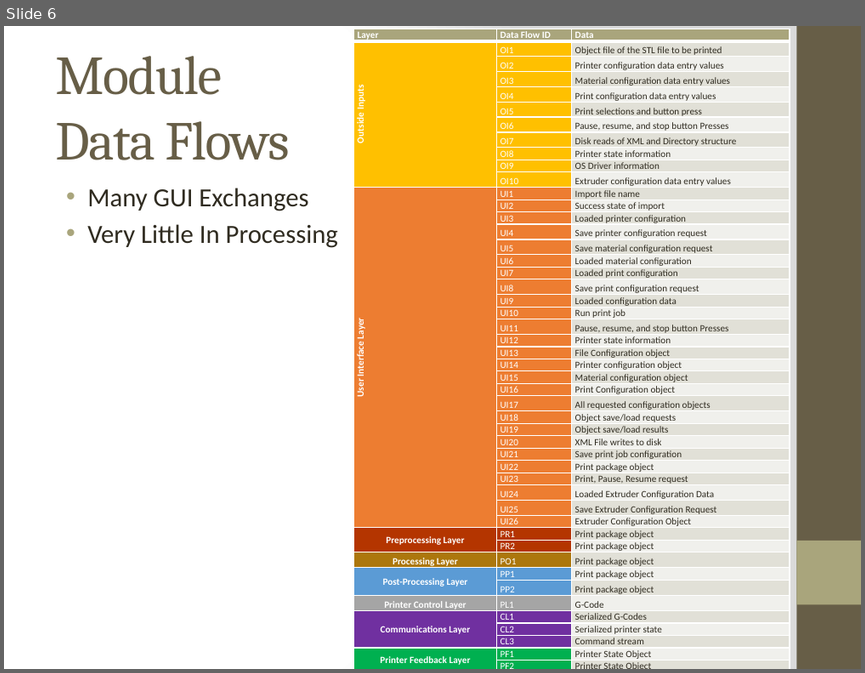
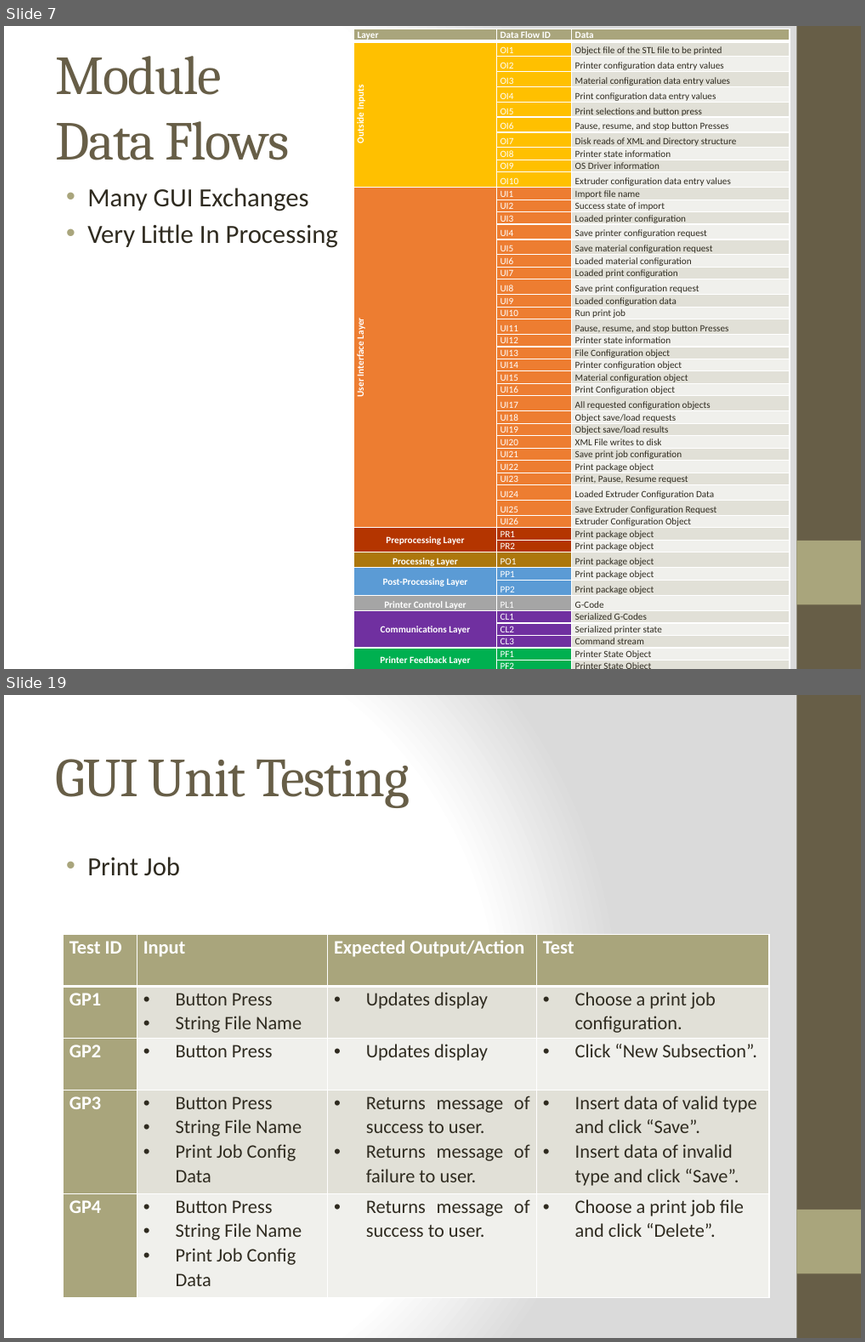
Before and after one commit to qpHalcy0n/SRDesign, a slide deck: Test Plan Presentation/Team Ink3d Test Plan.pptx. Shown one above the other, each under a label of ours: slide 6 before the commit, slides 7 and 19 after it; the slides between them are not shown. The pictures are 865x673 and 865x1342 pixels, drawn with LibreOffice and Linux fonts; fonts in the diff are those of the drawing. Boxes give left, top, right and bottom in pixels: in the first picture for what was removed or moved away, otherwise in the second. Text is boxed around its words. In the diff, an @@ line names an element or a change of style, - is before the commit and + after.

```diff
--- a/Test Plan Presentation/Team Ink3d Test Plan.pptx
+++ b/Test Plan Presentation/Team Ink3d Test Plan.pptx
@@ slide 19 added at [4, 695, 861, 1338], background gradient #FFFFFF to #DADADA; not listed: 2 template elements that a slide beside it also shows @@
@@ title added at [55, 759, 409, 808], 46 pt, text #675E47 @@
+GUI Unit Testing
@@ text added at [87, 857, 180, 876], 22 pt, text #2F2B20 @@
+• Print Job
@@ table added at [64, 934, 769, 1298], 5 rows, 4 columns @@
+Test ID | Input | Expected Output/Action | Test
+GP1 | Button Press / String File Name | Updates display | Choose a print job configuration.
+GP2 | Button Press | Updates display | Click “New Subsection”.
+GP3 | Button Press / String File Name / Print Job Config Data | Returns message of success to user. / Returns message of failure to user. | Insert data of valid type and click “Save”. / Insert data of invalid type and click “Save”.
+GP4 | Button Press / String File Name / Print Job Config Data | Returns message of success to user. | Choose a print job file and click “Delete”.
@@ what was slide 6 is now slide 7 @@
```
Also in this commit, not shown: 45 other slides added, 1 slide removed.
